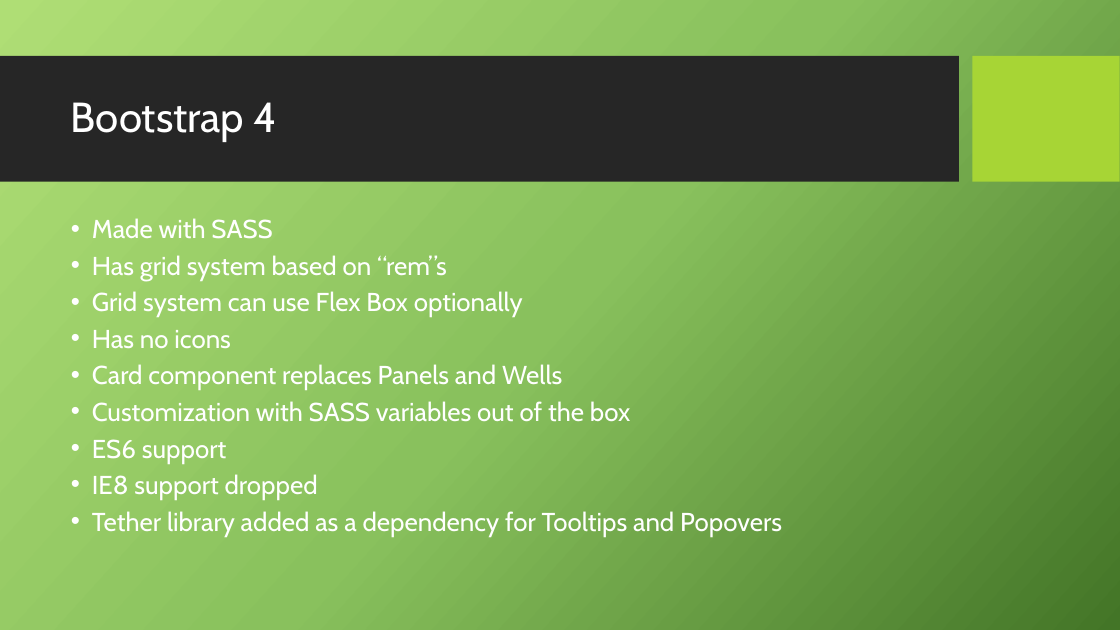
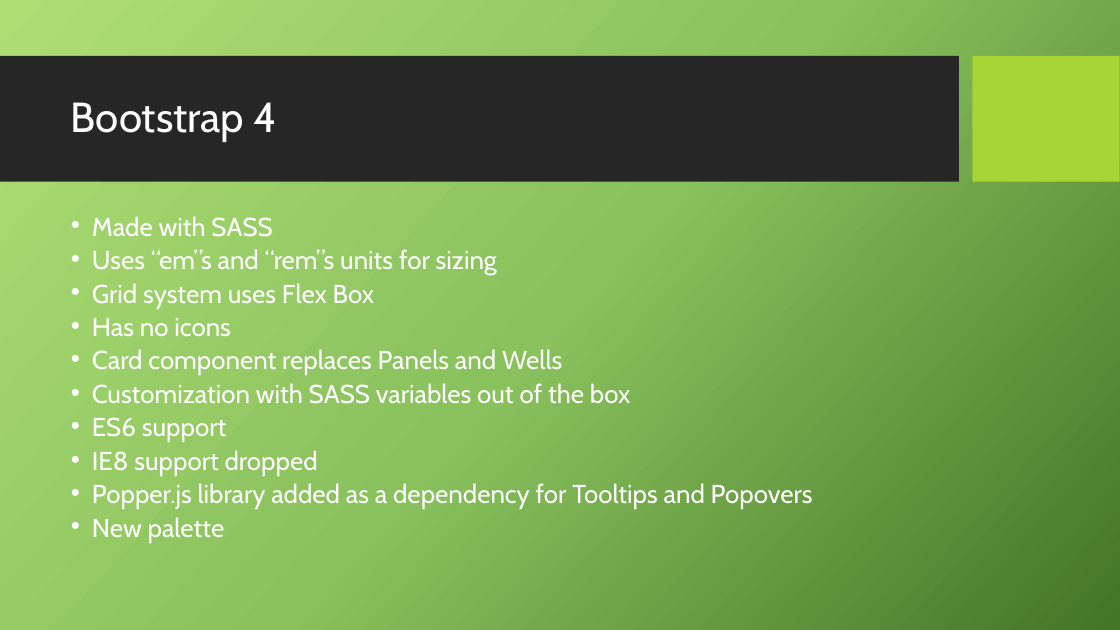
Before and after one commit to Mishurin/frontend-examples, a slide deck: slide 5 of bootstrap/Bootstrap.pptx (slide 3 before the commit). Drawn at 1120x630 pixels with LibreOffice and Linux fonts; fonts in the diff are those of the drawing; background and template pictures are left out. Boxes give left, top, right and bottom in pixels: in the first picture for what was removed or moved away, otherwise in the second. Text is boxed around its words. In the diff, an @@ line names an element or a change of style, - is before the commit and + after.

```diff
--- a/bootstrap/Bootstrap.pptx
+++ b/bootstrap/Bootstrap.pptx
@@ text at [92,216,630,475]: line spacing 0.8 to 0.7 @@
@@ text at [92,249,497,308]: text changed @@
-• Has grid system based on “rem”s
-• Grid system can use Flex Box optionally
+• Uses “em”s and “rem”s units for sizing
+• Grid system uses Flex Box
@@ text at [92,483,813,542]: text changed @@
-• Tether library added as a dependency for Tooltips and Popovers
+• Popper.js library added as a dependency for Tooltips and Popovers
+• New palette
```
Also in this commit, not shown: 2 other slides changed, 2 slides added, 12 other files.
